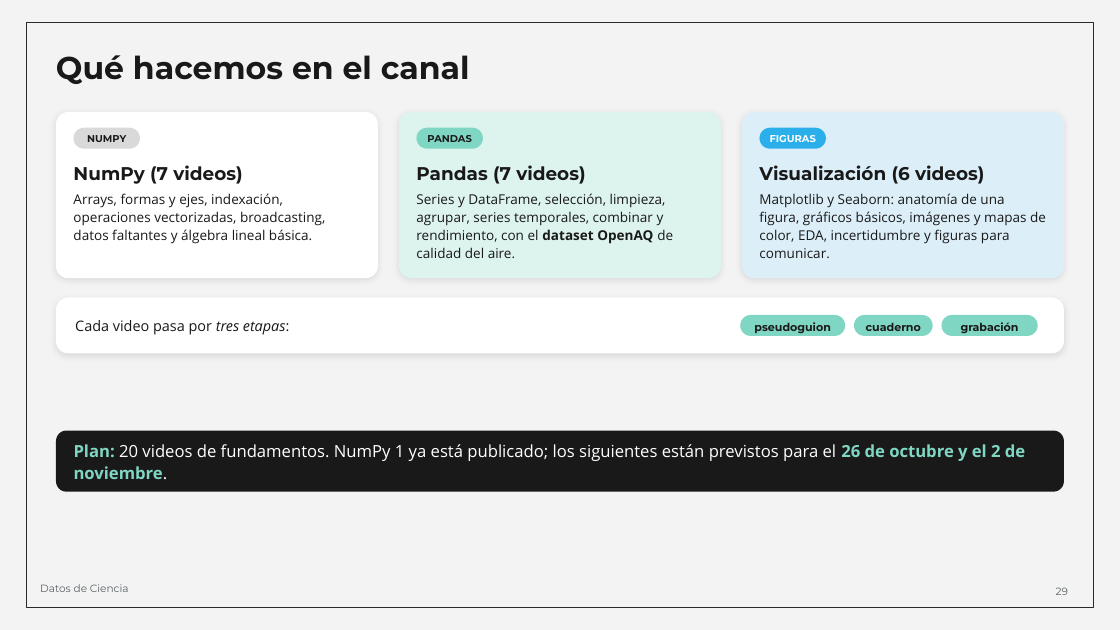
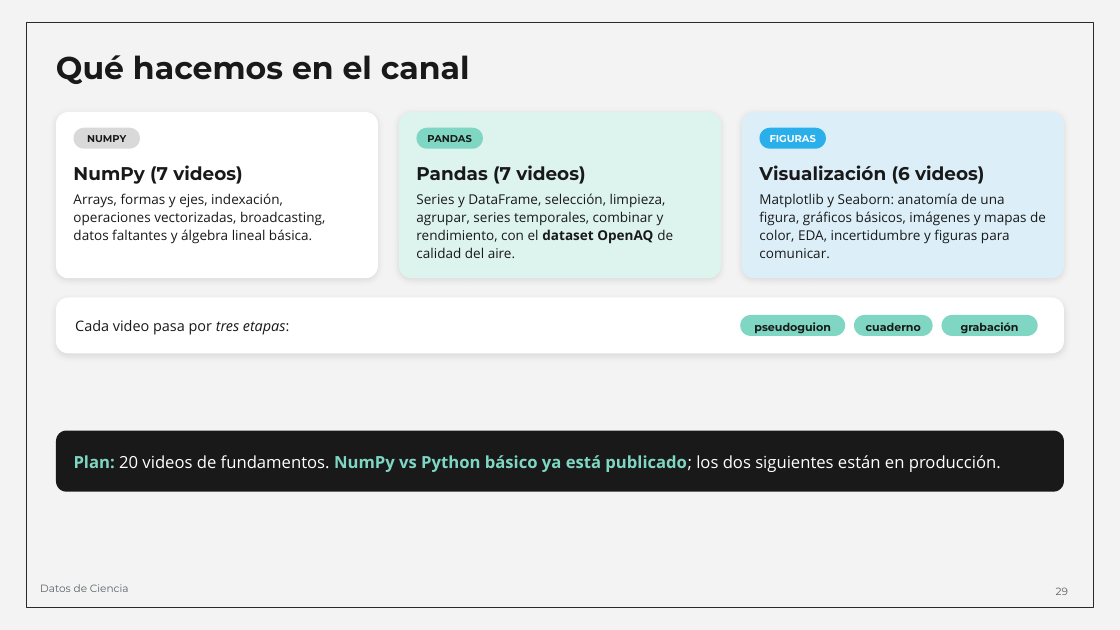
Before and after one commit to Group-of-Solar-Astrophysics/Escuela-Astrofisica-Solar-2026, a slide deck: slide 29 of 01_Material_por_expositor/Juan_Esteban_Agudelo_Ortiz/01_Presentacion/Copiloto_de_Fisica_Solar_Escuela_2026.odp. Drawn at 1120x630 pixels with LibreOffice and Linux fonts; fonts in the diff are those of the drawing. Boxes give left, top, right and bottom in pixels: in the first picture for what was removed or moved away, otherwise in the second. Text is boxed around its words. In the diff, an @@ line names an element or a change of style, - is before the commit and + after.

```diff
--- a/01_Material_por_expositor/Juan_Esteban_Agudelo_Ortiz/01_Presentacion/Copiloto_de_Fisica_Solar_Escuela_2026.odp
+++ b/01_Material_por_expositor/Juan_Esteban_Agudelo_Ortiz/01_Presentacion/Copiloto_de_Fisica_Solar_Escuela_2026.odp
@@ text at (x1=74, y1=455, x2=1001, y2=472): text changed @@
-Plan: 20 videos de fundamentos. NumPy 1 ya está publicado; los siguientes están previstos para el 26 de octubre y el 2 de noviembre.
+Plan: 20 videos de fundamentos. NumPy vs Python básico ya está publicado; los dos siguientes están en producción.
```
Also in this commit, not shown: 2 other slides changed, 1 other file.
